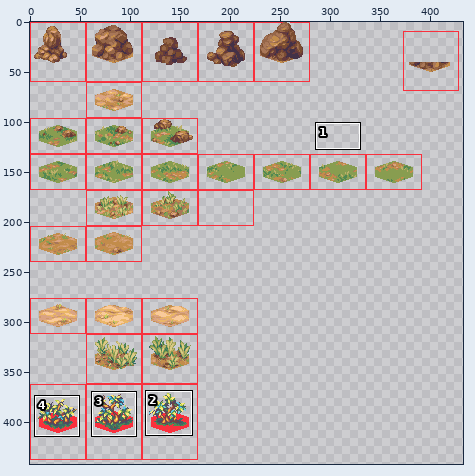
File history of a sprite sheet, public/assets/hex-tile-experiment-tiles.png. The picture above shows the old version from afar; the outline marks the close-up.
Close-up. Earlier state:
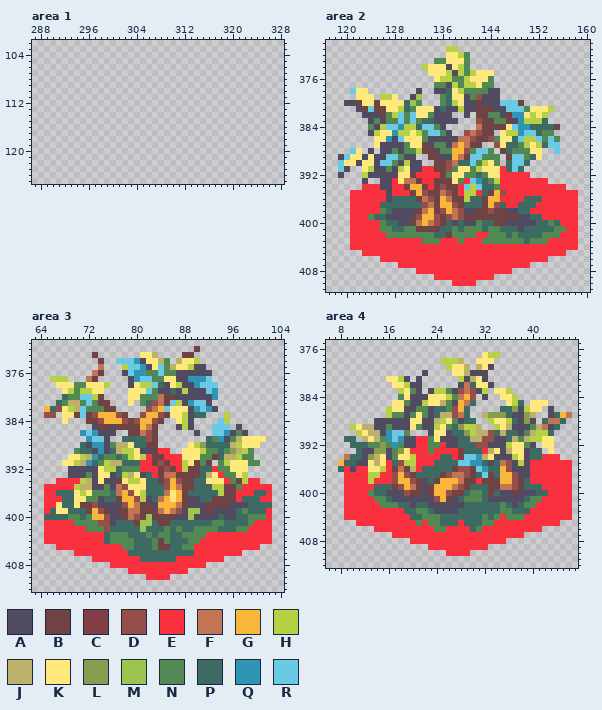
The file is 448x444 pixels. Colours within 5 levels of each other are drawn and written as one. Shown: area 1: x 287..328, y 102..125; area 2: x 117..160, y 370..411; area 3: x 63..104, y 371..412; area 4: x 6..47, y 375..412. The old version is drawn lined up with the new one, on the new canvas. The wide view leaves out empty margins. The commit also changed other parts of the picture, which this record leaves out.
Palette (. is transparent): A #514b62  B #6f4344  C #823e44  D #964e4b  E #f9303d  F #c27552  G #fab63a  H #b7d147  J #bdb06a  K #ffe97c  L #889d50  M #9cc550  N #518853  P #3e6a64  Q #3094b4  R #6ac9e4
Once edited:
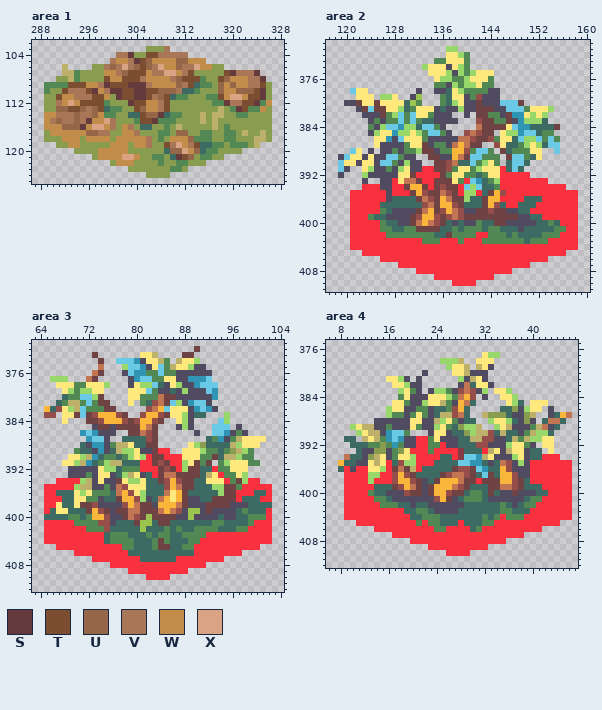
Colours new in this view: S #653a3c  T #7b4d31  U #966648  V #a97758  W #c28c4b  X #daa383
The exact change:
canvas 448x444 -> 648x444
@@ palette @@
-H #b7d147
+H #98d86b
--- area 1
@@ x 287..328 @@
 102 ..........................................
-103 ..........................................
-104 ..........................................
-105 ..........................................
-106 ..........................................
-107 ..........................................
-108 ..........................................
-109 ..........................................
-110 ..........................................
-111 ..........................................
-112 ..........................................
-113 ..........................................
-114 ..........................................
-115 ..........................................
-116 ..........................................
-117 ..........................................
-118 ..........................................
-119 ..........................................
-120 ..........................................
-121 ..........................................
-122 ..........................................
-123 ..........................................
-124 ..........................................
+103 ...................LLLV...................
+104 ..............VVSLLTTVVVVV................
+105 .............VWWVSTUWWWWUUWWW.............
+106 .....J....LLVUVXVUTUVXWWUVVXWWLL..........
+107 .....JJNLLLLWWVUTTTWVVXXWVTLLLLLTSVVVS....
+108 ....LLJNLLLLTWWTTTVWWWWVUTTTNLLTUWWWVVS...
+109 ..NNNNTTTWWVSTTTSSSVWWWWUVTPNNLUWUWWVVTL..
+110 ..NLLTVVVTSWVSSTTSSTTUUUVPPNLLLUWWUUUTSL..
+111 ..LLTWWVVVTTWLSTTSSTVUTPNNLLLNNTWXXWTTSL..
+112 ..LLVWXWTTTTNLLLSTTWWVTLLLLLLLNNSVVTTSNW..
+113 ..LLUUTTUVUTPNNLLTUWWVTLLLLLLLLJLNSTNNWL..
+114 ..WWVVVUVVUWNNLLPPTUUSPNNLLLJLJJLLNNLLLL..
+115 ..WVUVVUVSWWXVLLLNTTSNNNLLLLJLJLLLLLLLLL..
+116 ..WWWUUUSWXXWVLWVLPPLLNLJLLLLLJLNLLLLLLL..
+117 ..LWWWWWWUUVVLLWWVLLLNNLUULLNNLLNNLJLLJL..
+118 ..LLLWWWLWWWWLWWWWWVLNLWWWUNNNLLNNLLLJJL..
+119 ....LLWWLLLLLWWWLWWVLLTVXWVTPPNNLNNNLJ....
+120 .......LLLLWWWWWLLLLLLPUUXWUPNNLLLL.......
+121 ..........LWWWWXXWLLNNLPSTULNNLL..........
+122 .............LWWWLLLLNLLNNLLL.............
+123 ................LLLLLLLNNL................
+124 ...................LLLL...................
 125 ..........................................
